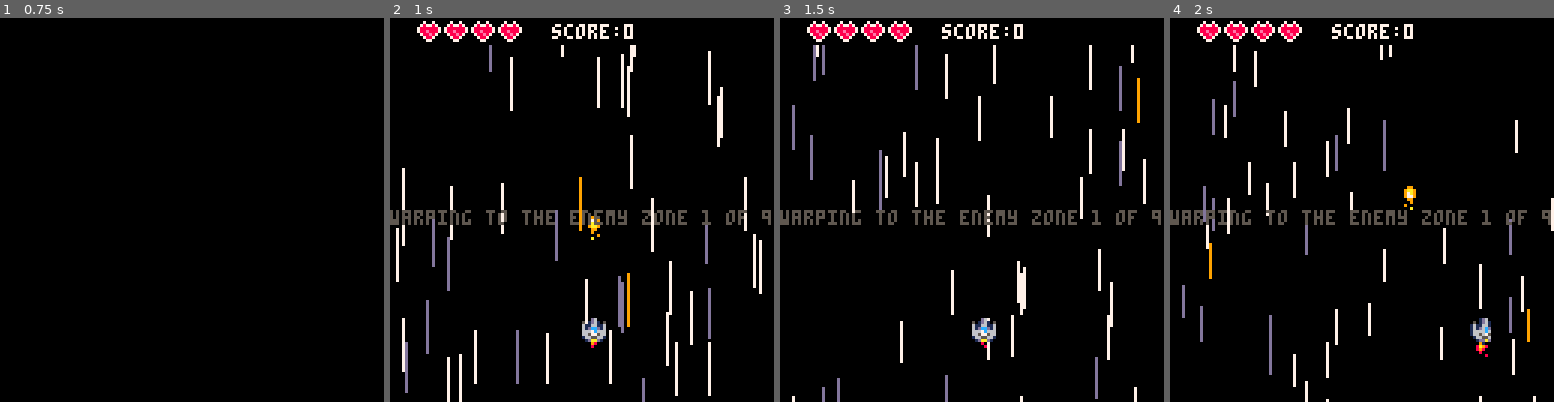
Above: before the commit, frames 1-4 (left to right).
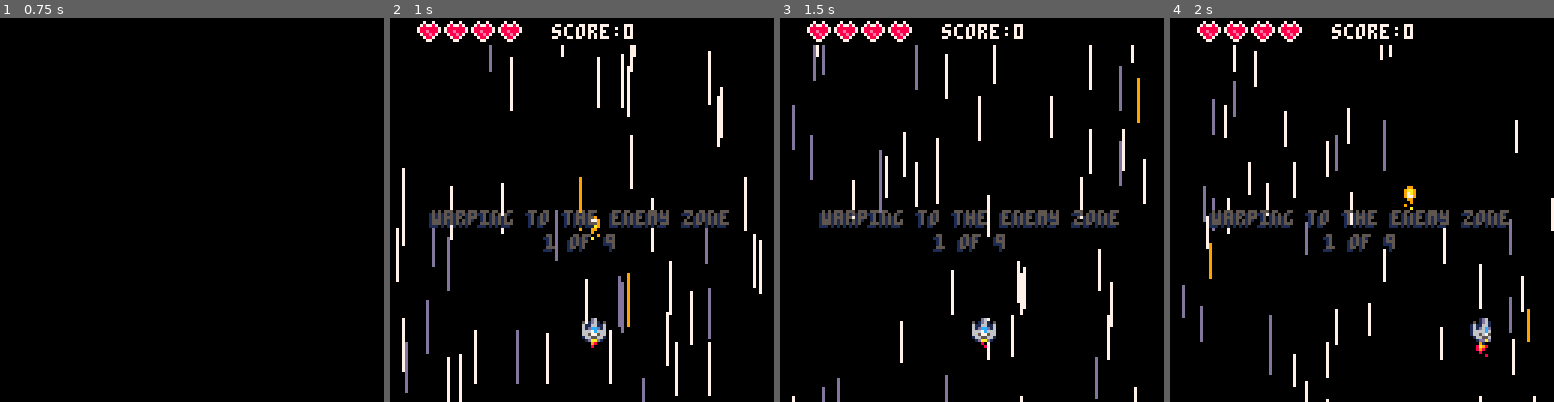
Above: after the commit, the same moments.

Repository: eduszesz/shmup
Game: PICO-8 cartridge myshmup.p8
Same seed, same stepped clock (60 frames per second), same inputs: the game is played once before the commit and once after it.
Inputs:
- Up to frame 1 (0.75 s): tap X (X key) at 0.33 s; tap O (Z key) at 0.7 s
- Up to frame 2 (1 s): no input
- Up to frame 3 (1.5 s): tap X (X key) at 1.07 s
- Up to frame 4 (2 s): hold Right from 1.6 s (still down); tap O (Z key) at 1.7 s; tap X (X key) at 1.85 s

Frame 1 is identical in both runs. In frame 2, 3.0% of the frame differs, in the area x 0-100%, y 50-61%; in frame 3, 3.0%; in frame 4, 3.0%.

Commit message:
levels, enemy logic

Diff:
--- a/myshmup.p8
+++ b/myshmup.p8
@@ -236,11 +236,15 @@
 
 function draw_wave()
 	local cl=7
-	local txt="warping to the enemy zone "..cwave.." of "..lwave
+	local txt="warping to the enemy zone"
+	local txt1=cwave.." of "..lwave
 	if t%16<8 then
 		cl=5
 	end
+	cprint(txt,63,65,1)
 	cprint(txt,64,64,cl)
+	cprint(txt1,63,73,1)
+	cprint(txt1,64,72,cl)
 end
 
 function mkstars()
@@ -351,7 +355,7 @@
 
 function upenemies()
 	local picke=rnd(enemies)
-	if t%90==0 and picke.md=="wait" then
+	if t%30==0 and picke.md=="wait" then
 		picke.md="fly"
 	end
 
@@ -374,7 +378,7 @@
 			end
 
 			if t%60==0 and e.typ==8 then
-				if rnd()>0.95 then
+				if rnd()>0.85 then
 					e.imm=true
 					ene_fire(e,1,2)
 				end
@@ -420,11 +424,11 @@
 					e.t=0
 				end
 				if e.y>ship.y and e.t==0 then
-					e.sy=-0.5
+					e.sy=-1
 					e.typ=20
 				end
 				if e.y<ship.y and e.t==0 then
-					e.sy=0.5
+					e.sy=1
 					e.typ=20
 				end
 			end
@@ -433,9 +437,9 @@
 				e.x=e.tgx+8*cos(e.f+t/100)
 				e.y=e.tgy+8*sin(e.f+t/100)
 				if t%90==0 then
-					local spc=0.25/(firetyp)
+					local spc=0.25/(3)
 					for i=0,3 do
-						ene_fire(e,0.375+spc*i,5)
+						ene_fire(e,0.375+spc*i,-3)
 					end
 				end
 			end
@@ -486,10 +490,10 @@
 				fracture(e.x+4,e.y+4,e.typ)
 				sfx(2)
 				if e.x>ship.x then
-					e.x+=8
+					e.x+=10
 				end
 				if e.x<ship.x then
-					e.x-=8
+					e.x-=10
 				end
 				explode(e.x,e.y,1,5)
 			end
@@ -761,10 +765,12 @@
 	end
 	if e.typ==20 then
 		e.ani=1
+		e.sy=1
 	end
 	if e.typ==16 then
 		e.x=64
 		e.h=2
+		e.tgy=110
 	end
 	if e.typ==12 then
 		e.sx=-1
@@ -1029,12 +1035,14 @@
 function mkwave()
 	if cwave==1 then
 		local lvl={{8,8,8,8,8},
+												{8,8,8,8,8},
 												{8,8,8,8,8}}
 		local size=#lvl[1]*#lvl
 		placeenemies(lvl,size)
 	end
 	if cwave==2 then
 		local lvl={{8,8,8,8,8},
+												{12,12,12,12,12},
 												{12,12,12,12,12},
 												{8,8,8,8,8}}
 		local size=#lvl[1]*#lvl
@@ -1042,43 +1050,55 @@
 	end
 	if cwave==3 then
 		local lvl={{8,8,8,8,8},
+												{8,12,16,12,8},
+												{8,12,12,12,8},
 												{8,12,16,12,8}}
 		local size=#lvl[1]*#lvl
 		placeenemies(lvl,size)
 	end
 	if cwave==4 then
 		local lvl={{8,8,8,8,8},
-												{20,8,8,8,20}}
+												{20,8,8,8,20},
+												{20,8,8,8,20},
+												{8,8,8,8,8}}
 		local size=#lvl[1]*#lvl
 		placeenemies(lvl,size)
 	end
 	if cwave==5 then
 		local lvl={{8,24,8,24,8},
+												{24,8,8,8,24},
+												{8,8,8,8,8},
 												{12,24,8,24,12}}
 		local size=#lvl[1]*#lvl
 		placeenemies(lvl,size)
 	end
 	if cwave==6 then
 		local lvl={{8,28,8,28,8},
+												{12,8,8,8,12},
+												{12,8,28,8,12},
+												{28,8,8,8,12}}
+		local size=#lvl[1]*#lvl
+		placeenemies(lvl,size)
+	end
+	if cwave==7 then
+		local lvl={{12,20,8,20,12},
+												{20,24,8,24,20},
+												{24,24,8,24,24},
 												{12,8,8,8,12}}
 		local size=#lvl[1]*#lvl
 		placeenemies(lvl,size)
 	end
-	if cwave==7 then
-		local lvl={{12,20,8,20,12},
-												{12,24,8,24,12}}
-		local size=#lvl[1]*#lvl
-		placeenemies(lvl,size)
-	end
 	if cwave==8 then
-		local lvl={{12,8,16,8,12},
+		local lvl={{12,8,28,8,12},
+												{8,24,16,24,8},
+												{8,12,28,12,8},
 												{8,24,16,24,8}}
 		local size=#lvl[1]*#lvl
 		placeenemies(lvl,size)
 	end
 	if cwave==9 then
-		local lvl={{20,8,24,8,20},
-												{8,28,20,28,8}}
+		local lvl={{28,28,28,28,28},
+												{20,20,20,20,20}}
 		local size=#lvl[1]*#lvl
 		placeenemies(lvl,size)
 	end
